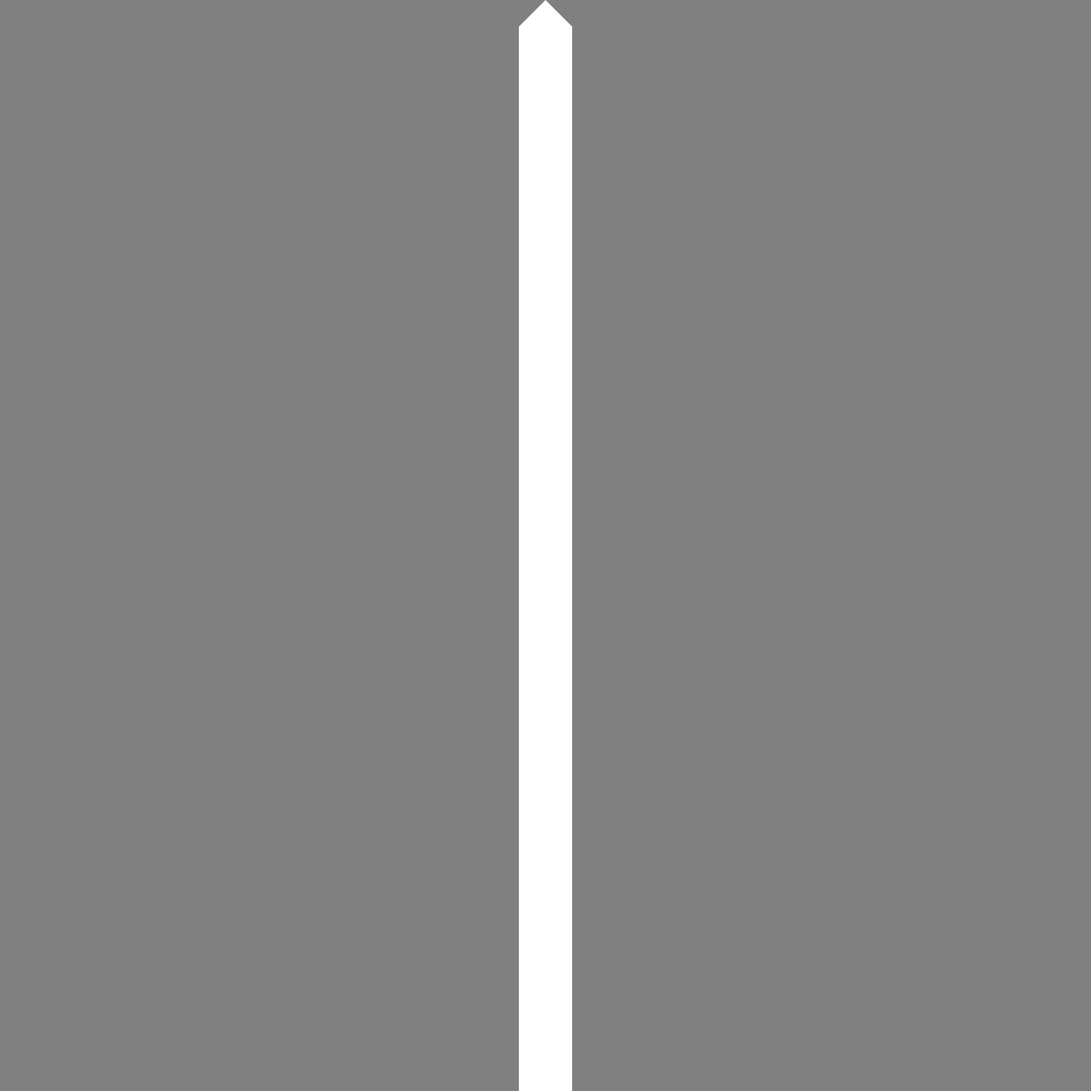
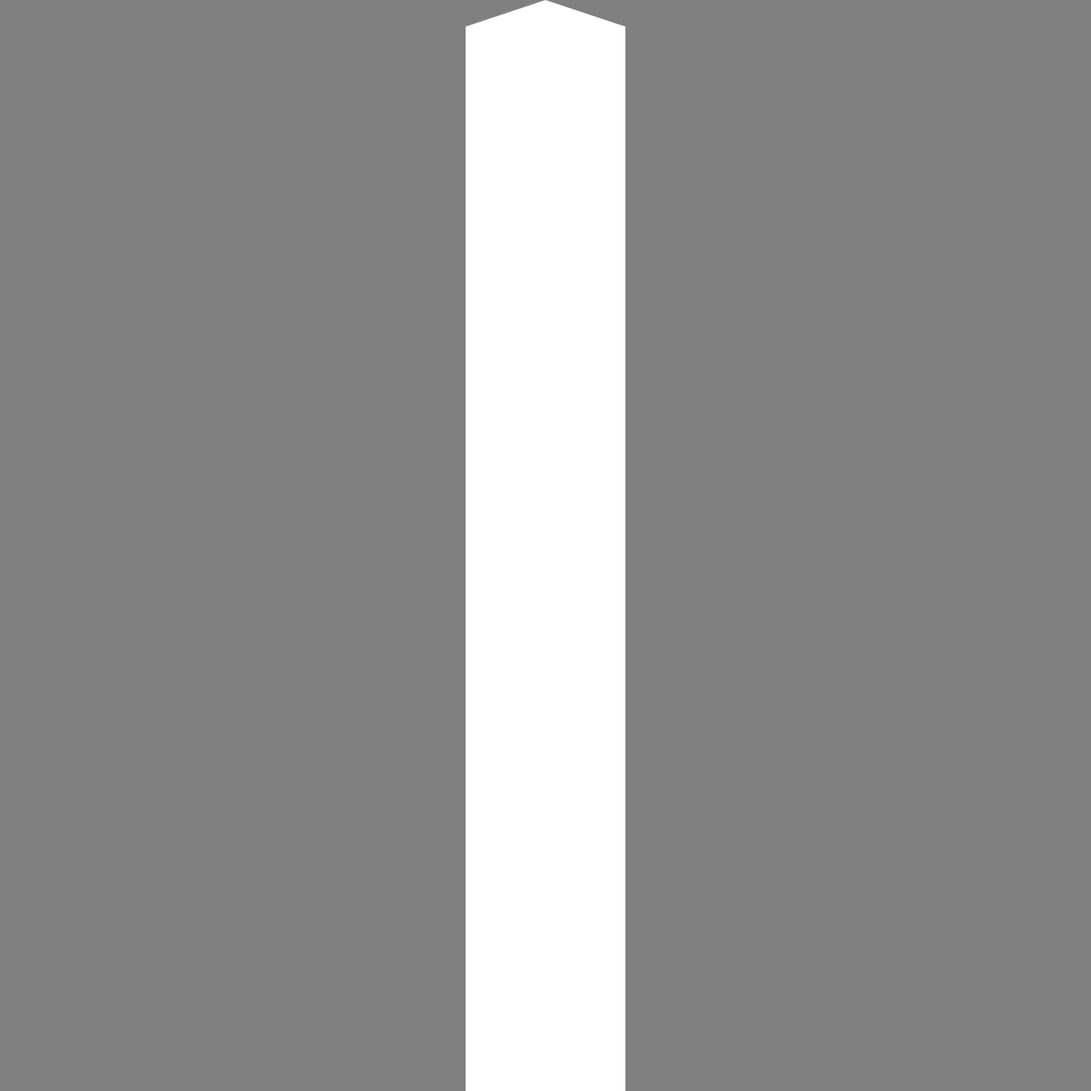
Before/after of a 1091x1091 layered artwork. What changed in the layer stack:
painted on "Shape 1" over [465, 0, 626, 1091]
